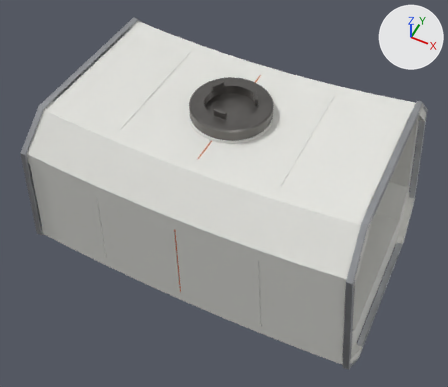
Before and after pictures for a commit that changed the glTF model models/station/lowpoly/ax_grav_07_ring_greenhouse.glb.
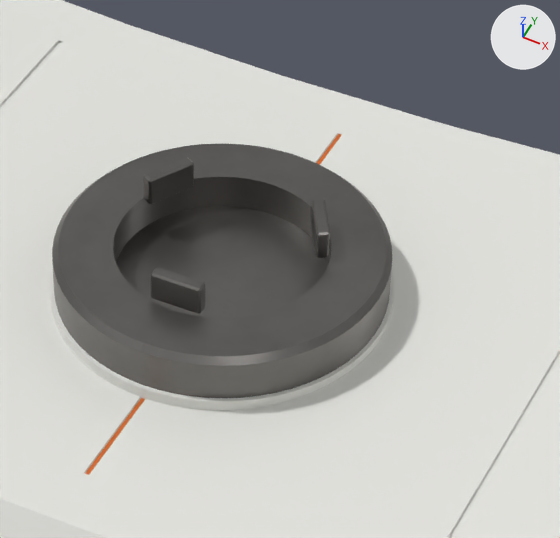
There are two pictures of each version: one whole from a 50 mm lens placed at (3.96, -8.23, 9.68), pointed at (-0.01, -0.3, -0.23), one close up on the part from 39% to 70% of the width and 11% to 45% of the height. Lighting does not change. The marker at upper right points along +X, +Y and +Z. The last two pictures show the newer version. Vertices at exactly the same position are counted once.

Names of what the first close-up shows: 'hatch_door_1', 'hull', 'spoke_port', 'spoke_port_pedestal', 'spoke_port_petals' and 1 more.
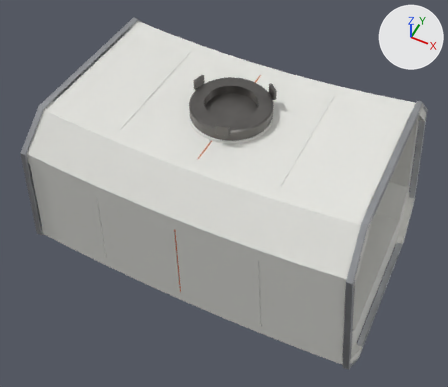
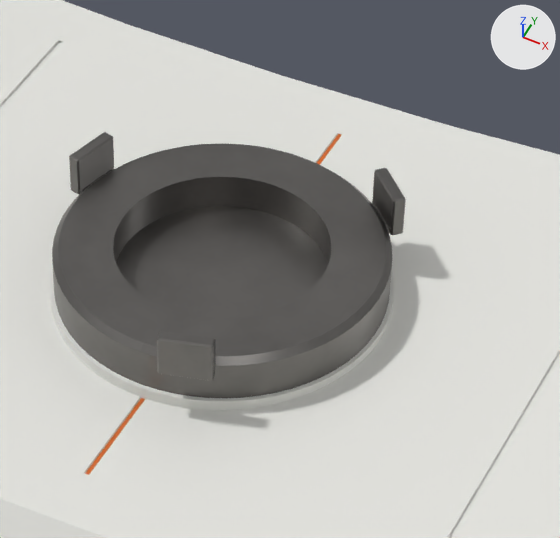
Edits to the scene script, one JSON object a line:
```json
{"block": "me_ax_grav_07_ring_greenhouse_spoke_port_petals", "where": "# used by ob_spoke_port_petals; location = (0.0, 0.0, 0.0)"}
{"op": "remove", "block": "me_ax_grav_07_ring_greenhouse_spoke_port_petals", "code": "me_ax_grav_07_ring_greenhouse_spoke_port_petals.from_pydata(...)  # 72 vertices, 132 faces; spans x -0.485..0.485, y -0.492..0.352, z 2.053..2.207"}
{"op": "add", "block": "me_ax_grav_07_ring_greenhouse_spoke_port_petals", "code": "me_ax_grav_07_ring_greenhouse_spoke_port_petals.from_pydata(...)  # 162 vertices, 312 faces; spans x -0.869..0.699, y -0.869..0.699, z 1.963..2.207"}
{"block": "me_ax_grav_07_ring_greenhouse_spoke_port_petals", "change": "me_ax_grav_07_ring_greenhouse_spoke_port_petals part 1: the whole mesh is rebuilt"}
```

Pixel boxes (x1, y1, x2, y2) of what changed, in the close-ups (560 x 538 px):
```json
{"object": "spoke_port_petals", "change": "reshaped", "before": [144, 157, 330, 314], "after": [69, 132, 406, 381], "on screen": "81% wider, 58% taller"}
```
